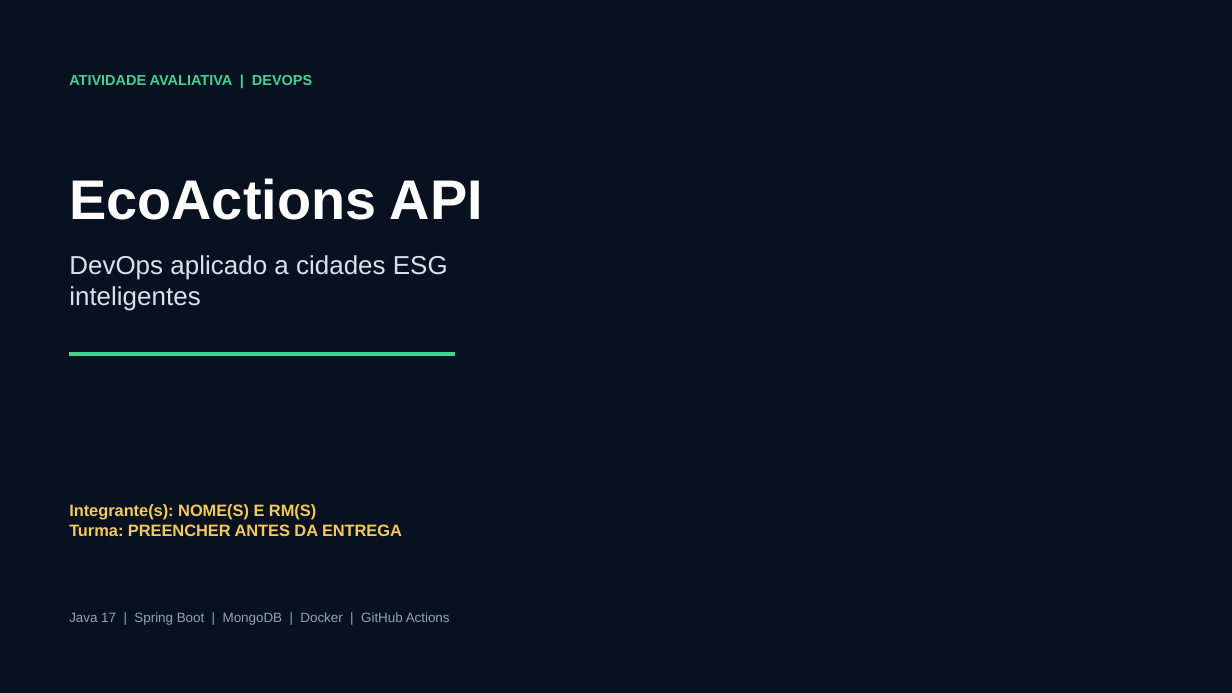
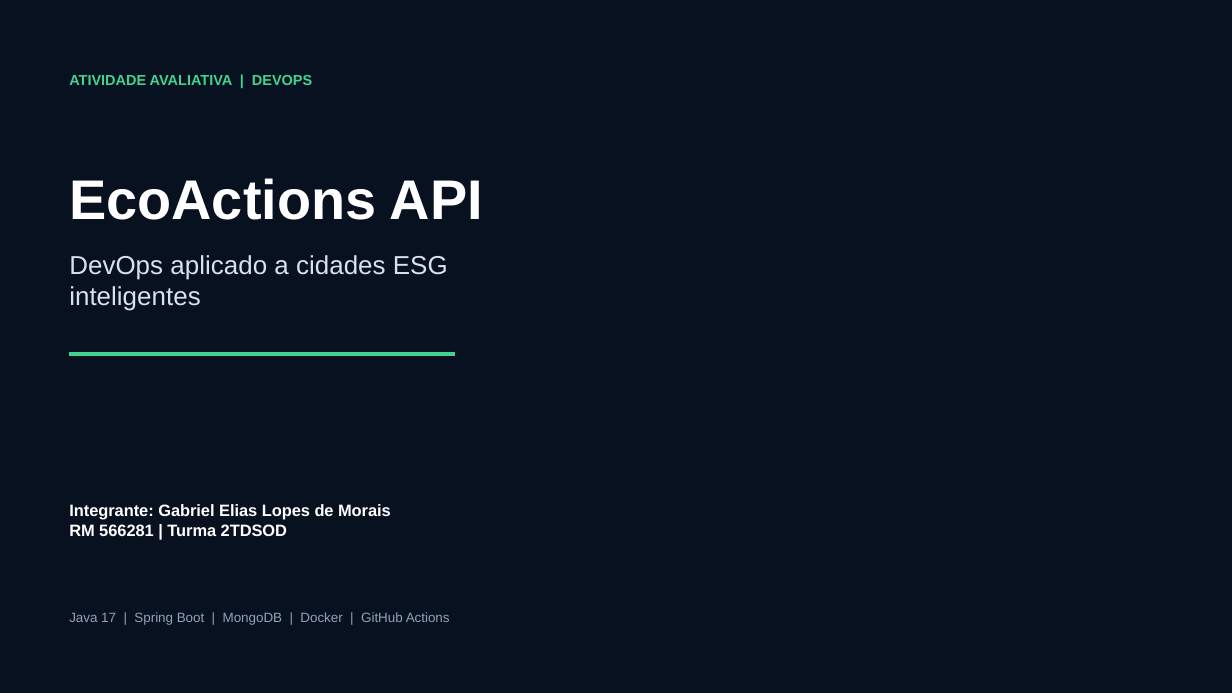
Before and after one commit to Gabriel-Morais102/ecoactions-api, a slide deck: slide 1 of documentacao/EcoActions-Documentacao-Tecnica.pptx. Drawn at 1232x693 pixels with LibreOffice and Linux fonts; fonts in the diff are those of the drawing; background and template pictures are left out. Boxes give left, top, right and bottom in pixels: in the first picture for what was removed or moved away, otherwise in the second. Text is boxed around its words. In the diff, an @@ line names an element or a change of style, - is before the commit and + after.

Commit message:
Finaliza dados do integrante e documentação

```diff
--- a/documentacao/EcoActions-Documentacao-Tecnica.pptx
+++ b/documentacao/EcoActions-Documentacao-Tecnica.pptx
@@ text at (69,504,391,536): text changed; text colour #F4C95D to #FFFFFF @@
-Integrante(s): NOME(S) E RM(S)
-Turma: PREENCHER ANTES DA ENTREGA
+Integrante: Gabriel Elias Lopes de Morais
+RM 566281 | Turma 2TDSOD
```
Also in this commit, not shown: 1 other slide changed, 1 other file.
